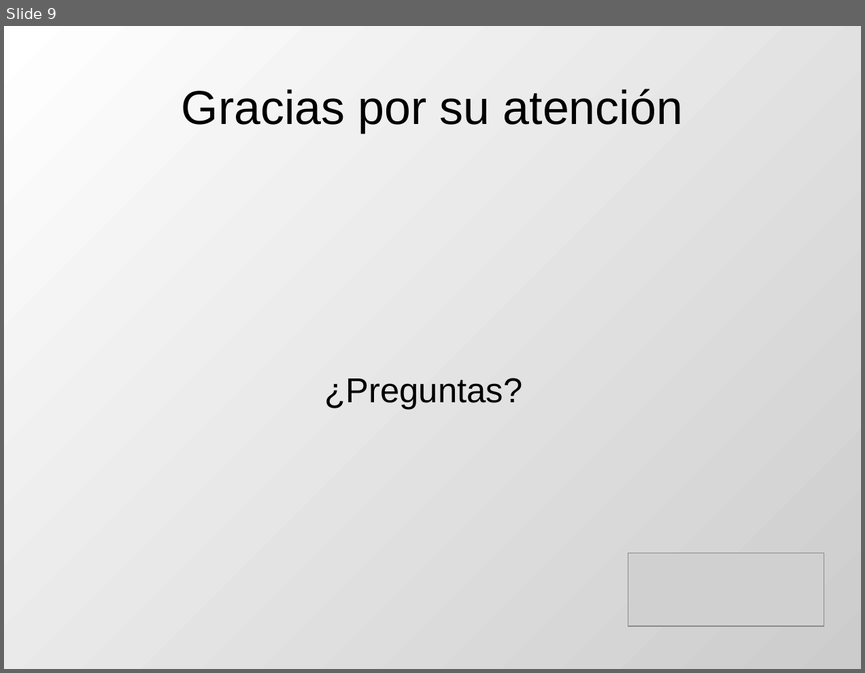
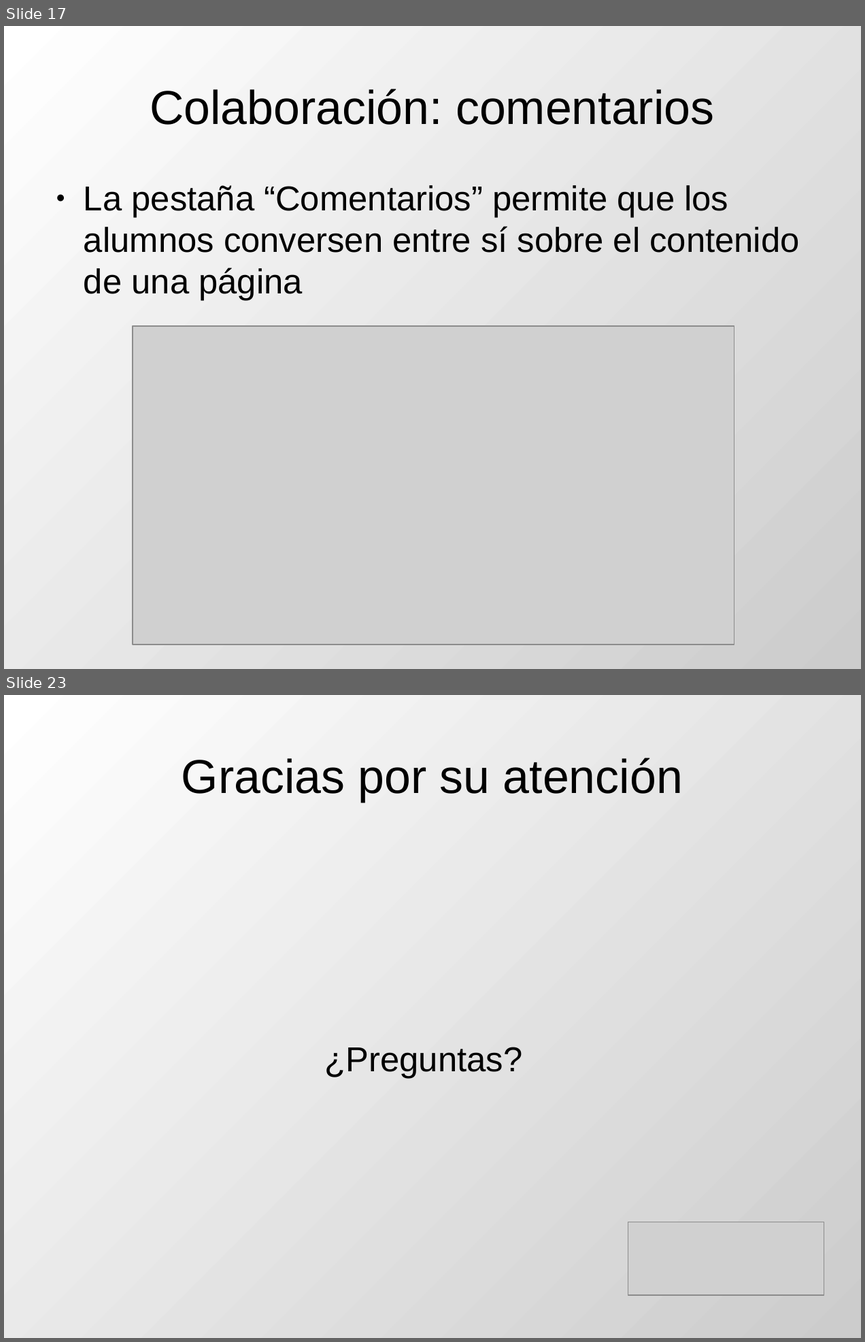
Before and after one commit to DrPantera/wikis4education, a slide deck: uca-2013_07/tema-3-WikisEnMoodle.odp. Shown one above the other, each under a label of ours: slide 9 before the commit, slides 17 and 23 after it; the slides between them are not shown. The pictures are 865x673 and 865x1342 pixels, drawn with LibreOffice and Linux fonts; fonts in the diff are those of the drawing; grey boxes stand for pictures. Boxes give left, top, right and bottom in pixels: in the first picture for what was removed or moved away, otherwise in the second. Text is boxed around its words. In the diff, an @@ line names an element or a change of style, - is before the commit and + after.

```diff
--- a/uca-2013_07/tema-3-WikisEnMoodle.odp
+++ b/uca-2013_07/tema-3-WikisEnMoodle.odp
@@ slide 17 added at box(4, 26, 861, 669), background gradient #FFFFFF to #CCCCCC @@
@@ title added at box(150, 89, 714, 125), 44 pt, text #000000 @@
+Colaboración: comentarios
@@ text added at box(84, 185, 800, 301), 32 pt, text #000000 @@
+● La pestaña “Comentarios” permite que los alumnos conversen entre sí sobre el contenido de una página
@@ picture added at box(133, 326, 734, 644) @@
@@ what was slide 9 is now slide 23 @@
```
Also in this commit, not shown: 3 slides changed, 16 other slides added, 3 slides removed.
